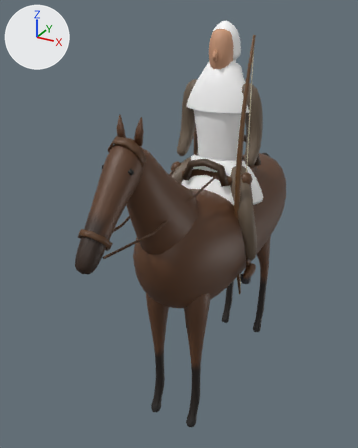
The glTF model game/assets/models/battle/cavalry_2.glb as it was, and as the next commit left it.
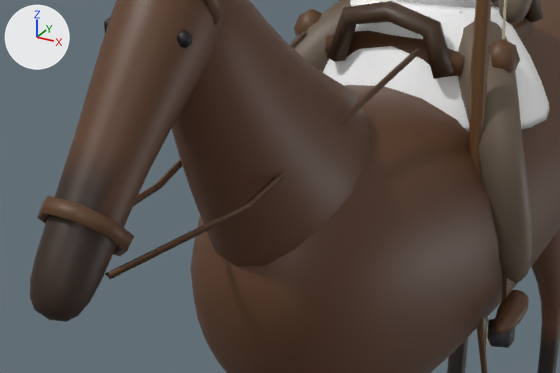
Each version appears first whole from a camera (50 mm lens) standing at (1.33, -2.92, 2.68) and looking at (-0.17, -0.2, 1.32), and next in a close-up on the part from 18% to 75% of the width and 35% to 65% of the height. Arrows for +X, +Y and +Z are at upper left; the lights stay in place. The last two pictures show the newer version. Vertices at exactly the same position are counted once.

The first close-up shows 'cavalry_2'.
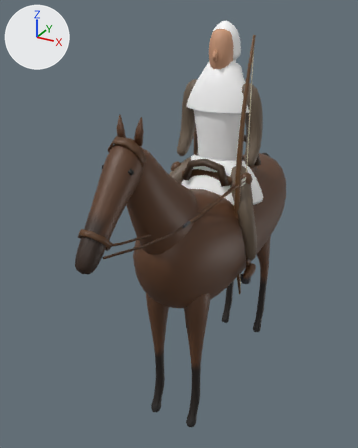
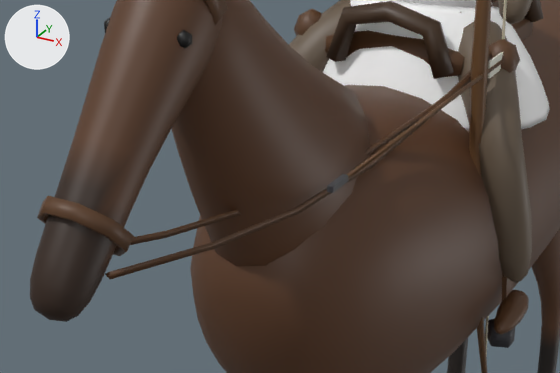
Location of each change, [x1, y1, x2, y2] in pixels of the close-ups (560 x 373 px):
part 1 of me_cavalry_2_piece_001, added: after [327, 174, 348, 193]
part 2 of me_cavalry_2_piece_001, added: after [488, 52, 503, 78]
part 3 of me_cavalry_2_piece_001, reshaped: before [107, 0, 507, 357]; after [110, 0, 507, 357]

What changed in the scene script:
```text
Change me_cavalry_2_piece_001:
    used by ob_cavalry_2; location = (0.0, 0.0, 0.0)
    remove me_cavalry_2_piece_001.from_pydata(...)  # 4101 vertices, 7936 faces; spans x -0.37..0.37, y -1.43..1.19, z 0.0..2.6
    add me_cavalry_2_piece_001.from_pydata(...)  # 4144 vertices, 8010 faces; spans x -0.37..0.37, y -1.43..1.19, z 0.0..2.6
    me_cavalry_2_piece_001 part 1: a new loose piece, a box spanning x 0.256..0.268, y -0.93..-0.87, z 1.674..1.686, in mat_defaultmaterial
    me_cavalry_2_piece_001 part 2: a new loose piece, a box spanning x 0.26..0.264, y -0.18..-0.08, z 1.66..1.7, in mat_defaultmaterial
    me_cavalry_2_piece_001 part 3
    6 vertices are removed from x -0.15..0.14, y -0.3, z 1.73..1.75
    20 faces are deleted
    6 vertices move from x -0.11..0.1, y -0.95, z 1.61..1.63 to x -0.01..0.1, y -1.08, z 1.59..1.6
    33 vertices are added at x 0.06..0.27, y -0.87..-0.07, z 1.56..1.71
    70 new faces join them
    other edits to the shape of me_cavalry_2_piece_001 do not show in these pictures
```
